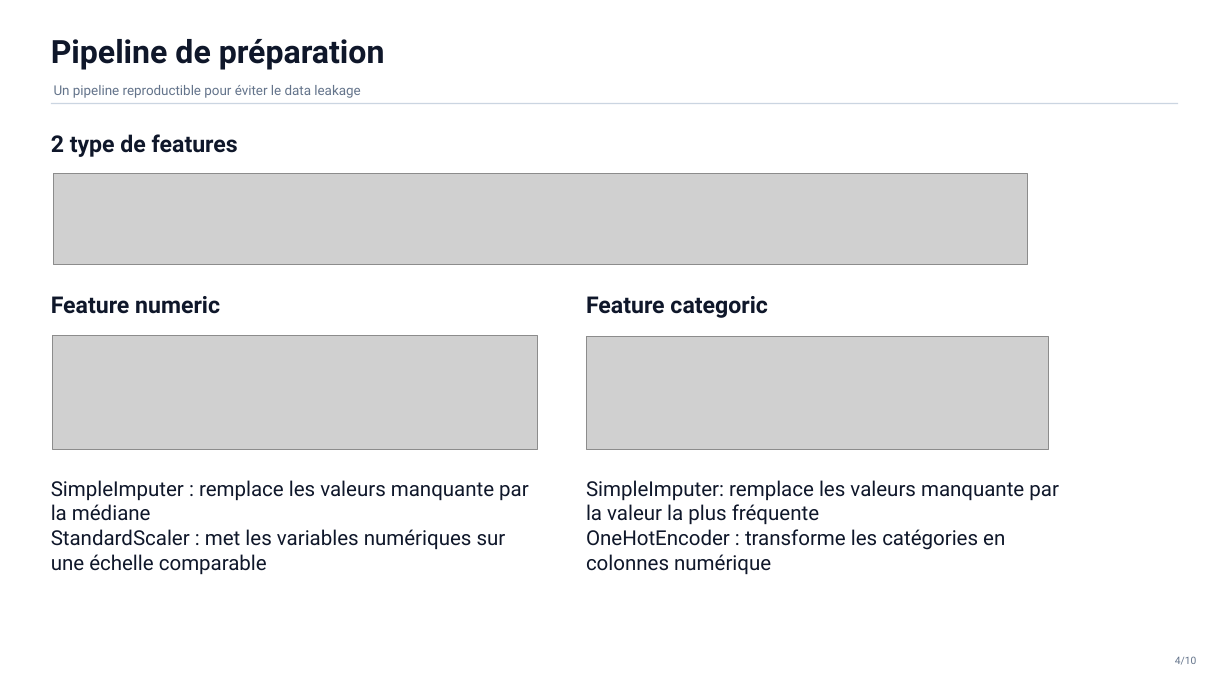
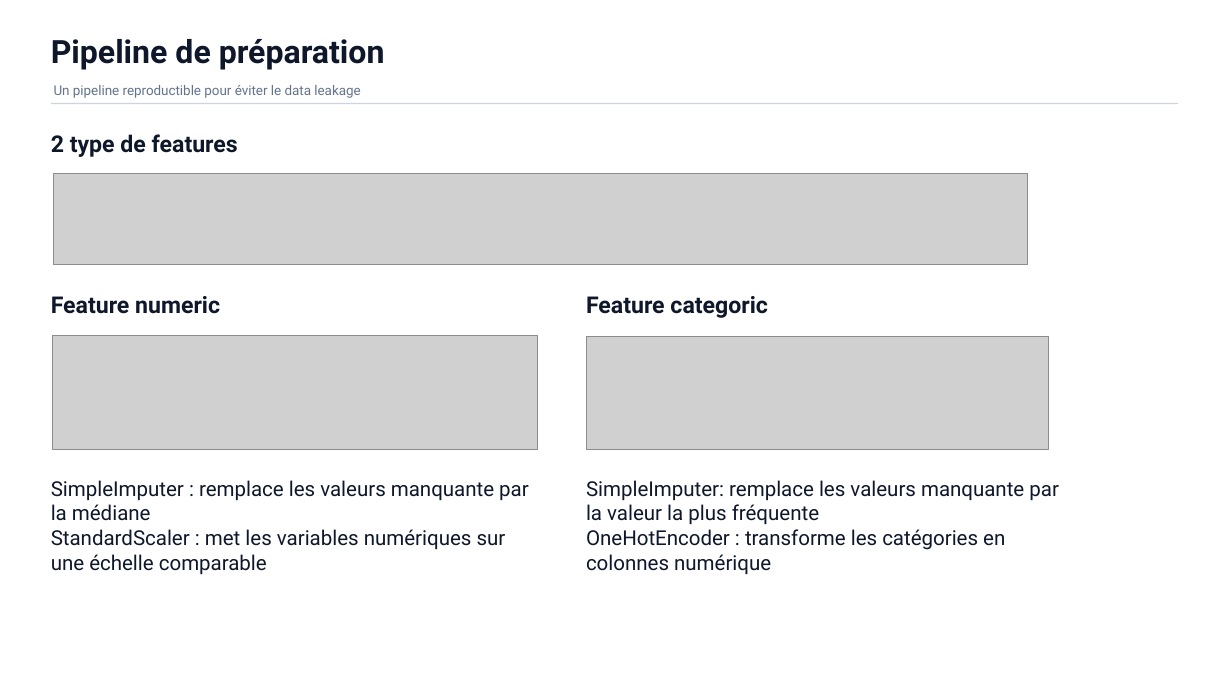
Before and after one commit to NerdBat/Projet-data-science, a slide deck: slide 7 of presentation data science.pptx. Drawn at 1232x693 pixels with LibreOffice and Linux fonts; fonts in the diff are those of the drawing; grey boxes stand for pictures. Boxes give left, top, right and bottom in pixels: in the first picture for what was removed or moved away, otherwise in the second. Text is boxed around its words. In the diff, an @@ line names an element or a change of style, - is before the commit and + after.

```diff
--- a/presentation data science.pptx
+++ b/presentation data science.pptx
@@ text removed at <box>1175,656,1197,665</box> @@
-4/10
```
Also in this commit, not shown: 13 other slides changed, 1 other file.
